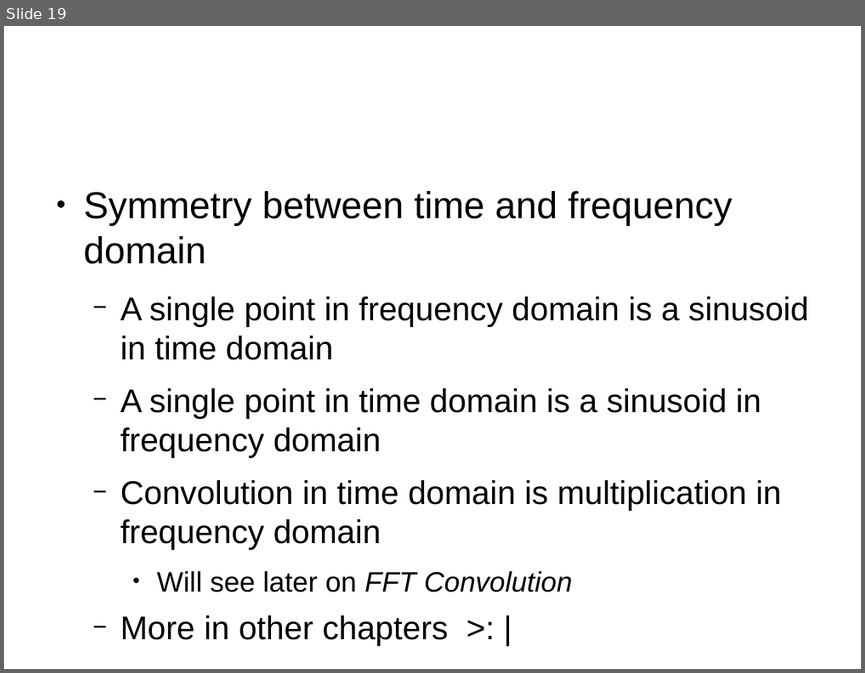
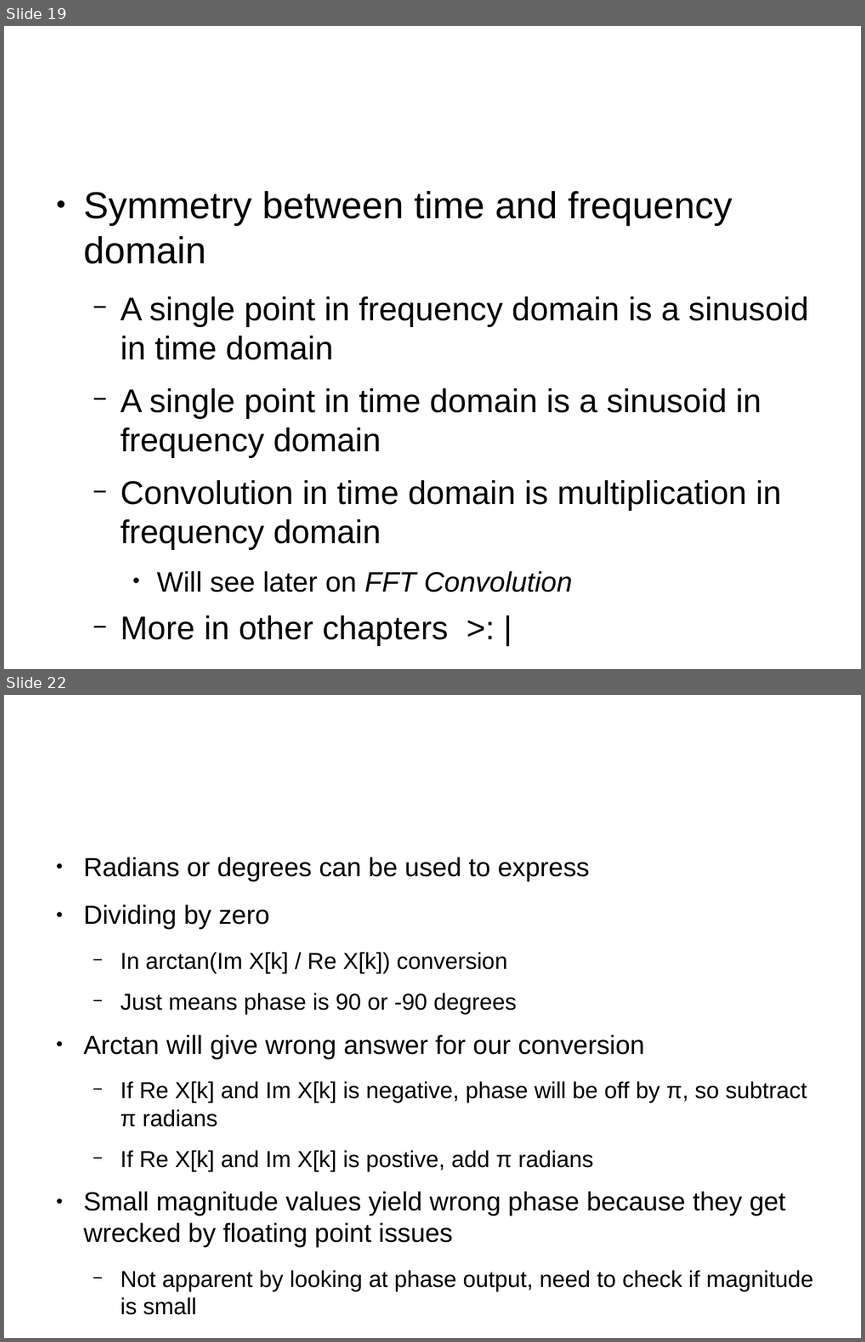
Before and after one commit to ahirapatel/dspguide-stuff, a slide deck: ch8/Notes.odp. Shown one above the other, each under a label of ours: slide 19 before the commit, slides 19 and 22 after it; the slides between them are not shown. The pictures are 865x673 and 865x1342 pixels, drawn with LibreOffice and Linux fonts; fonts in the diff are those of the drawing; background and template pictures are left out. Boxes give left, top, right and bottom in pixels: in the first picture for what was removed or moved away, otherwise in the second. Text is boxed around its words. In the diff, an @@ line names an element or a change of style, - is before the commit and + after.

```diff
--- a/ch8/Notes.odp
+++ b/ch8/Notes.odp
@@ slide 22 added at (4,695,861,1338), background #FFFFFF @@
@@ text added at (84,857,813,1315), 21.3 pt, text #000000 @@
+● Radians or degrees can be used to express
+● Dividing by zero
+  − In arctan(Im X[k] / Re X[k]) conversion
+  − Just means phase is 90 or -90 degrees
+● Arctan will give wrong answer for our conversion
+  − If Re X[k] and Im X[k] is negative, phase will be off by π, so subtract π radians
+  − If Re X[k] and Im X[k] is postive, add π radians
+● Small magnitude values yield wrong phase because they get wrecked by floating point issues
+  − Not apparent by looking at phase output, need to check if magnitude is small
@@ title added at (313,993,329,1010), 47.6 pt, text #FFFFFF @@
+Why Polar is annoying
```
Also in this commit, not shown: 1 slide changed, 4 other slides added, 1 slide removed, 1 other file.
